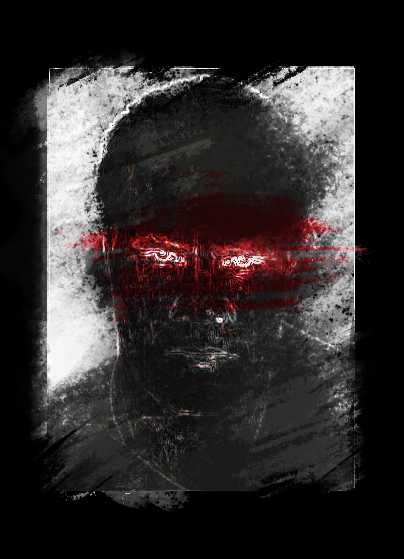
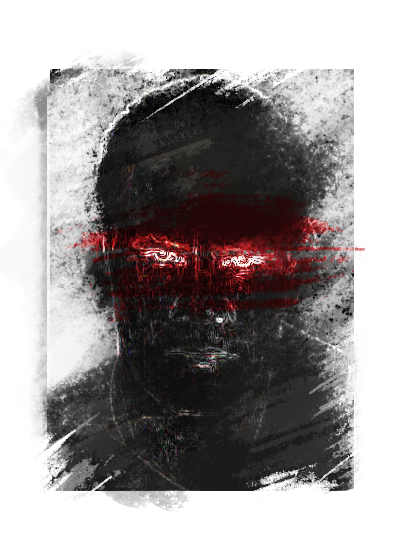
Revision of a layered (404, 559) image; what changed, layer by layer:
hid "Layer 2" over (0, 0, 404, 559)
hid "Background" over (0, 0, 404, 559)
